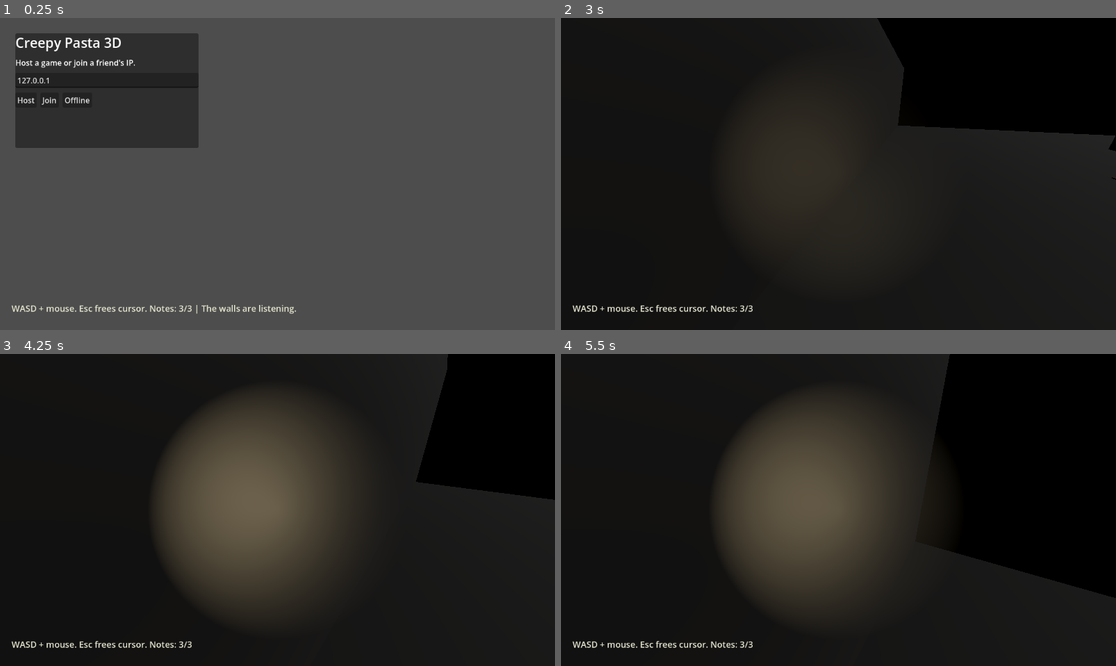
Above: before the commit, frames 1-4 (two rows, left to right).
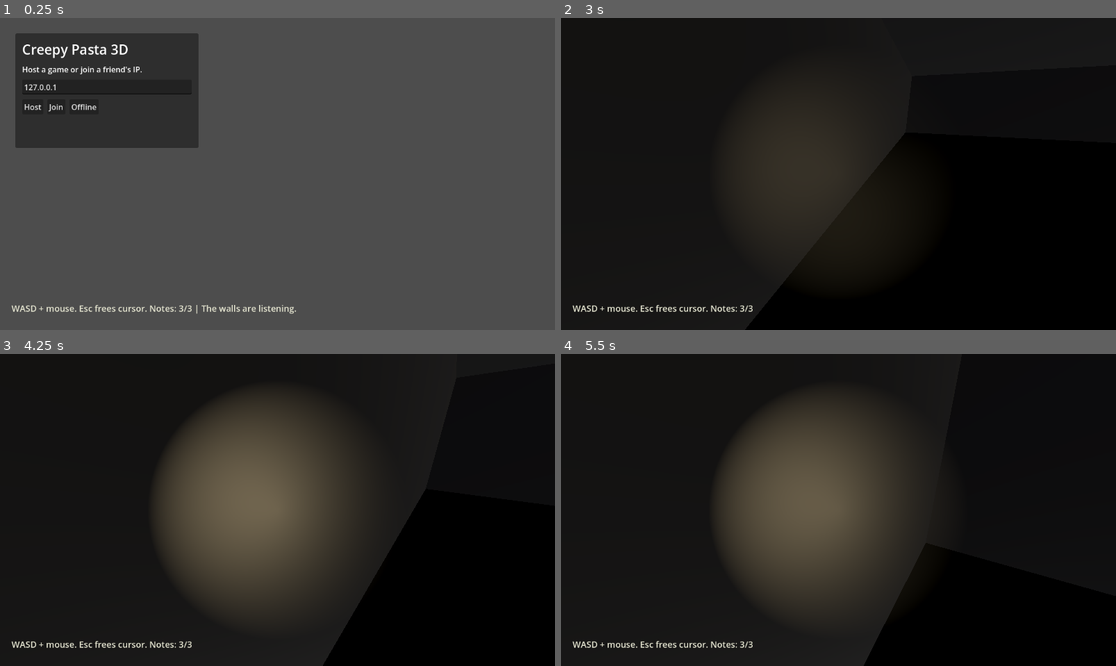
Above: after the commit, the same moments.

Repository: hlibsamko/creepy_pasta
Game: Godot game, scene res://scenes/main.tscn
Two runs of this game, one before a commit and one after it. Both use one fixed random seed, a clock stepped at 60 frames per second and the inputs below.
Inputs (mouse positions are in pixels of both pictures, inside the frame that each line leads up to):
- Up to frame 1 (0.25 s): no input
- Up to frame 2 (3 s): click "Host" at 0.5 s; click "Join" at 1.25 s; click "Offline" at 2 s; tap Enter at 2.75 s; move the mouse to (866, 174) at 2.77 s; hold W (move_up) from 2.78 s (still down)
- Up to frame 3 (4.25 s): keep holding W (move_up); move the mouse to (249, 510) at 3.52 s
- Up to frame 4 (5.5 s): keep holding W (move_up); move the mouse to (849, 503) at 4.27 s; move the mouse to (832, 516) at 5.02 s

The runs differ from the first frame. In frame 1, 1.3% of the frame differs, in the area x 2-36%, y 6-31%; in frame 2, 19%, in the area x 59-100%, y 6-100%; in frame 3, 12%; in frame 4, 5.7%.

Commit message:
Refactor 3D prototype into editable scenes

Diff:
--- /dev/null
+++ b/scenes/game_ui.tscn
@@ -0,0 +1,72 @@
+[gd_scene load_steps=2 format=3 uid="uid://creepy_game_ui"]
+
+[ext_resource type="Script" path="res://scripts/game_ui.gd" id="1_ui"]
+
+[node name="GameUi" type="CanvasLayer"]
+script = ExtResource("1_ui")
+
+[node name="Menu" type="Control" parent="."]
+layout_mode = 3
+anchors_preset = 15
+anchor_right = 1.0
+anchor_bottom = 1.0
+grow_horizontal = 2
+grow_vertical = 2
+
+[node name="Panel" type="PanelContainer" parent="Menu"]
+custom_minimum_size = Vector2(380, 238)
+layout_mode = 0
+offset_left = 32.0
+offset_top = 32.0
+offset_right = 412.0
+offset_bottom = 270.0
+
+[node name="Margin" type="MarginContainer" parent="Menu/Panel"]
+layout_mode = 2
+theme_override_constants/margin_left = 14
+theme_override_constants/margin_top = 14
+theme_override_constants/margin_right = 14
+theme_override_constants/margin_bottom = 14
+
+[node name="Box" type="VBoxContainer" parent="Menu/Panel/Margin"]
+layout_mode = 2
+theme_override_constants/separation = 10
+
+[node name="Title" type="Label" parent="Menu/Panel/Margin/Box"]
+layout_mode = 2
+theme_override_font_sizes/font_size = 28
+text = "Creepy Pasta 3D"
+
+[node name="StatusLabel" type="Label" parent="Menu/Panel/Margin/Box"]
+layout_mode = 2
+text = "Host a game or join a friend's IP."
+autowrap_mode = 3
+
+[node name="IpEdit" type="LineEdit" parent="Menu/Panel/Margin/Box"]
+layout_mode = 2
+text = "127.0.0.1"
+placeholder_text = "127.0.0.1"
+
+[node name="Buttons" type="HBoxContainer" parent="Menu/Panel/Margin/Box"]
+layout_mode = 2
+theme_override_constants/separation = 8
+
+[node name="HostButton" type="Button" parent="Menu/Panel/Margin/Box/Buttons"]
+layout_mode = 2
+text = "Host"
+
+[node name="JoinButton" type="Button" parent="Menu/Panel/Margin/Box/Buttons"]
+layout_mode = 2
+text = "Join"
+
+[node name="OfflineButton" type="Button" parent="Menu/Panel/Margin/Box/Buttons"]
+layout_mode = 2
+text = "Offline"
+
+[node name="HudLabel" type="Label" parent="."]
+offset_left = 24.0
+offset_top = 590.0
+offset_right = 760.0
+offset_bottom = 616.0
+theme_override_colors/font_color = Color(0.9, 0.9, 0.82, 1)
+theme_override_font_sizes/font_size = 18
--- /dev/null
+++ b/scenes/level.tscn
@@ -0,0 +1,185 @@
+[gd_scene load_steps=28 format=3 uid="uid://creepy_level"]
+
+[ext_resource type="PackedScene" path="res://scenes/note.tscn" id="1_note"]
+
+[sub_resource type="Environment" id="Environment_level"]
+background_mode = 1
+background_color = Color(0.01, 0.01, 0.014, 1)
+ambient_light_source = 2
+ambient_light_color = Color(0.035, 0.035, 0.045, 1)
+ambient_light_energy = 0.4
+
+[sub_resource type="StandardMaterial3D" id="Mat_floor"]
+albedo_color = Color(0.08, 0.075, 0.07, 1)
+roughness = 0.9
+
+[sub_resource type="StandardMaterial3D" id="Mat_ceiling"]
+albedo_color = Color(0.05, 0.048, 0.052, 1)
+roughness = 0.9
+
+[sub_resource type="StandardMaterial3D" id="Mat_wall_a"]
+albedo_color = Color(0.12, 0.11, 0.105, 1)
+roughness = 0.9
+
+[sub_resource type="StandardMaterial3D" id="Mat_wall_b"]
+albedo_color = Color(0.11, 0.105, 0.12, 1)
+roughness = 0.9
+
+[sub_resource type="StandardMaterial3D" id="Mat_wood_dark"]
+albedo_color = Color(0.16, 0.1, 0.07, 1)
+roughness = 0.9
+
+[sub_resource type="StandardMaterial3D" id="Mat_wood"]
+albedo_color = Color(0.12, 0.08, 0.055, 1)
+roughness = 0.9
+
+[sub_resource type="StandardMaterial3D" id="Mat_ritual"]
+albedo_color = Color(0.25, 0.02, 0.025, 1)
+roughness = 0.9
+
+[sub_resource type="BoxShape3D" id="Shape_floor"]
+size = Vector3(16, 0.2, 12)
+
+[sub_resource type="BoxMesh" id="Mesh_floor"]
+size = Vector3(16, 0.2, 12)
+
+[sub_resource type="BoxShape3D" id="Shape_ceiling"]
+size = Vector3(16, 0.25, 12)
+
+[sub_resource type="BoxMesh" id="Mesh_ceiling"]
+size = Vector3(16, 0.25, 12)
+
+[sub_resource type="BoxShape3D" id="Shape_wall_ns"]
+size = Vector3(16, 3.1, 0.25)
+
+[sub_resource type="BoxMesh" id="Mesh_wall_ns"]
+size = Vector3(16, 3.1, 0.25)
+
+[sub_resource type="BoxShape3D" id="Shape_wall_ew"]
+size = Vector3(0.25, 3.1, 12)
+
+[sub_resource type="BoxMesh" id="Mesh_wall_ew"]
+size = Vector3(0.25, 3.1, 12)
+
+[sub_resource type="BoxShape3D" id="Shape_shelf"]
+size = Vector3(3.4, 1.3, 0.35)
+
+[sub_resource type="BoxMesh" id="Mesh_shelf"]
+size = Vector3(3.4, 1.3, 0.35)
+
+[sub_resource type="BoxShape3D" id="Shape_table"]
+size = Vector3(3, 0.9, 1)
+
+[sub_resource type="BoxMesh" id="Mesh_table"]
+size = Vector3(3, 0.9, 1)
+
+[sub_resource type="BoxMesh" id="Mesh_ritual"]
+size = Vector3(1.8, 0.02, 1.8)
+
+[node name="Level" type="Node3D"]
+
+[node name="WorldEnvironment" type="WorldEnvironment" parent="."]
+environment = SubResource("Environment_level")
+
+[node name="ColdMoonLeak" type="DirectionalLight3D" parent="."]
+transform = Transform3D(0.882948, -0.383022, -0.27216, 0, 0.579228, -0.815165, 0.469472, 0.719846, 0.511793, 0, 0, 0)
+light_energy = 0.45
+
+[node name="Floor" type="StaticBody3D" parent="."]
+transform = Transform3D(1, 0, 0, 0, 1, 0, 0, 0, 1, 0, -0.1, 0)
+
+[node name="CollisionShape3D" type="CollisionShape3D" parent="Floor"]
+shape = SubResource("Shape_floor")
+
+[node name="MeshInstance3D" type="MeshInstance3D" parent="Floor"]
+mesh = SubResource("Mesh_floor")
+surface_material_override/0 = SubResource("Mat_floor")
+
+[node name="Ceiling" type="StaticBody3D" parent="."]
+transform = Transform3D(1, 0, 0, 0, 1, 0, 0, 0, 1, 0, 3.2, 0)
+
+[node name="CollisionShape3D" type="CollisionShape3D" parent="Ceiling"]
+shape = SubResource("Shape_ceiling")
+
+[node name="MeshInstance3D" type="MeshInstance3D" parent="Ceiling"]
+mesh = SubResource("Mesh_ceiling")
+surface_material_override/0 = SubResource("Mat_ceiling")
+
+[node name="NorthWall" type="StaticBody3D" parent="."]
+transform = Transform3D(1, 0, 0, 0, 1, 0, 0, 0, 1, 0, 1.55, -6)
+
+[node name="CollisionShape3D" type="CollisionShape3D" parent="NorthWall"]
+shape = SubResource("Shape_wall_ns")
+
+[node name="MeshInstance3D" type="MeshInstance3D" parent="NorthWall"]
+mesh = SubResource("Mesh_wall_ns")
+surface_material_override/0 = SubResource("Mat_wall_a")
+
+[node name="SouthWall" type="StaticBody3D" parent="."]
+transform = Transform3D(1, 0, 0, 0, 1, 0, 0, 0, 1, 0, 1.55, 6)
+
+[node name="CollisionShape3D" type="CollisionShape3D" parent="SouthWall"]
+shape = SubResource("Shape_wall_ns")
+
+[node name="MeshInstance3D" type="MeshInstance3D" parent="SouthWall"]
+mesh = SubResource("Mesh_wall_ns")
+surface_material_override/0 = SubResource("Mat_wall_a")
+
+[node name="WestWall" type="StaticBody3D" parent="."]
+transform = Transform3D(1, 0, 0, 0, 1, 0, 0, 0, 1, -8, 1.55, 0)
+
+[node name="CollisionShape3D" type="CollisionShape3D" parent="WestWall"]
+shape = SubResource("Shape_wall_ew")
+
+[node name="MeshInstance3D" type="MeshInstance3D" parent="WestWall"]
+mesh = SubResource("Mesh_wall_ew")
+surface_material_override/0 = SubResource("Mat_wall_b")
+
+[node name="EastWall" type="StaticBody3D" parent="."]
+transform = Transform3D(1, 0, 0, 0, 1, 0, 0, 0, 1, 8, 1.55, 0)
+
+[node name="CollisionShape3D" type="CollisionShape3D" parent="EastWall"]
+shape = SubResource("Shape_wall_ew")
+
+[node name="MeshInstance3D" type="MeshInstance3D" parent="EastWall"]
+mesh = SubResource("Mesh_wall_ew")
+surface_material_override/0 = SubResource("Mat_wall_b")
+
+[node name="BrokenShelf" type="StaticBody3D" parent="."]
+transform = Transform3D(1, 0, 0, 0, 1, 0, 0, 0, 1, -2.8, 0.65, -1.2)
+
+[node name="CollisionShape3D" type="CollisionShape3D" parent="BrokenShelf"]
+shape = SubResource("Shape_shelf")
+
+[node name="MeshInstance3D" type="MeshInstance3D" parent="BrokenShelf"]
+mesh = SubResource("Mesh_shelf")
+surface_material_override/0 = SubResource("Mat_wood_dark")
+
+[node name="LongTable" type="StaticBody3D" parent="."]
+transform = Transform3D(1, 0, 0, 0, 1, 0, 0, 0, 1, 2.8, 0.45, 1.6)
+
+[node name="CollisionShape3D" type="CollisionShape3D" parent="LongTable"]
+shape = SubResource("Shape_table")
+
+[node name="MeshInstance3D" type="MeshInstance3D" parent="LongTable"]
+mesh = SubResource("Mesh_table")
+surface_material_override/0 = SubResource("Mat_wood")
+
+[node name="RitualMark" type="MeshInstance3D" parent="."]
+transform = Transform3D(1, 0, 0, 0, 1, 0, 0, 0, 1, 0, 0.01, 0)
+mesh = SubResource("Mesh_ritual")
+surface_material_override/0 = SubResource("Mat_ritual")
+
+[node name="Notes" type="Node3D" parent="."]
+
+[node name="Note1" parent="Notes" instance=ExtResource("1_note")]
+transform = Transform3D(1, 0, 0, 0, 1, 0, 0, 0, 1, -6.5, 0.55, -5)
+note_text = "The walls are listening."
+
+[node name="Note2" parent="Notes" instance=ExtResource("1_note")]
+transform = Transform3D(1, 0, 0, 0, 1, 0, 0, 0, 1, 6.4, 0.55, -5)
+note_text = "Do not look behind the shelf."
+
+[node name="Note3" parent="Notes" instance=ExtResource("1_note")]
+transform = Transform3D(1, 0, 0, 0, 1, 0, 0, 0, 1, 0, 0.55, 4.9)
+note_text = "Three notes open the way."
--- a/scenes/main.tscn
+++ b/scenes/main.tscn
@@ -1,14 +1,18 @@
-[gd_scene load_steps=2 format=3 uid="uid://creepy_main_3d"]
+[gd_scene load_steps=5 format=3 uid="uid://creepy_main_3d"]
 
 [ext_resource type="Script" path="res://scripts/main.gd" id="1_main"]
+[ext_resource type="Script" path="res://scripts/network_manager.gd" id="2_network"]
+[ext_resource type="PackedScene" path="res://scenes/level.tscn" id="3_level"]
+[ext_resource type="PackedScene" path="res://scenes/game_ui.tscn" id="4_ui"]
 
 [node name="Main" type="Node3D"]
 script = ExtResource("1_main")
 
-[node name="World" type="Node3D" parent="."]
+[node name="NetworkManager" type="Node" parent="."]
+script = ExtResource("2_network")
 
-[node name="Notes" type="Node3D" parent="World"]
+[node name="Level" parent="." instance=ExtResource("3_level")]
 
 [node name="Players" type="Node3D" parent="."]
 
-[node name="Ui" type="CanvasLayer" parent="."]
+[node name="Ui" parent="." instance=ExtResource("4_ui")]
--- /dev/null
+++ b/scenes/note.tscn
@@ -0,0 +1,31 @@
+[gd_scene load_steps=6 format=3 uid="uid://creepy_note"]
+
+[ext_resource type="Script" path="res://scripts/note.gd" id="1_note"]
+
+[sub_resource type="SphereShape3D" id="SphereShape3D_note"]
+radius = 0.55
+
+[sub_resource type="SphereMesh" id="SphereMesh_note"]
+radius = 0.18
+height = 0.36
+
+[sub_resource type="StandardMaterial3D" id="StandardMaterial3D_note"]
+albedo_color = Color(0.95, 0.82, 0.35, 1)
+emission_enabled = true
+emission = Color(0.95, 0.75, 0.2, 1)
+emission_energy_multiplier = 1.6
+
+[node name="Note" type="Area3D"]
+script = ExtResource("1_note")
+
+[node name="CollisionShape3D" type="CollisionShape3D" parent="."]
+shape = SubResource("SphereShape3D_note")
+
+[node name="MeshInstance3D" type="MeshInstance3D" parent="."]
+mesh = SubResource("SphereMesh_note")
+surface_material_override/0 = SubResource("StandardMaterial3D_note")
+
+[node name="OmniLight3D" type="OmniLight3D" parent="."]
+light_color = Color(1, 0.74, 0.3, 1)
+light_energy = 0.45
+omni_range = 2.0
--- /dev/null
+++ b/scripts/game_ui.gd
@@ -0,0 +1,43 @@
+class_name GameUi
+extends CanvasLayer
+
+signal host_requested
+signal join_requested(ip_address: String)
+signal offline_requested
+
+@onready var menu: Control = $Menu
+@onready var status_label: Label = $Menu/Panel/Margin/Box/StatusLabel
+@onready var ip_edit: LineEdit = $Menu/Panel/Margin/Box/IpEdit
+@onready var host_button: Button = $Menu/Panel/Margin/Box/Buttons/HostButton
+@onready var join_button: Button = $Menu/Panel/Margin/Box/Buttons/JoinButton
+@onready var offline_button: Button = $Menu/Panel/Margin/Box/Buttons/OfflineButton
+@onready var hud_label: Label = $HudLabel
+
+
+func _ready() -> void:
+	host_button.pressed.connect(host_requested.emit)
+	join_button.pressed.connect(_emit_join_requested)
+	offline_button.pressed.connect(offline_requested.emit)
+
+
+func show_menu() -> void:
+	menu.show()
+
+
+func hide_menu() -> void:
+	menu.hide()
+
+
+func set_status(text: String) -> void:
+	status_label.text = text
+
+
+func update_hud(collected_notes: int, total_notes: int, last_note := "") -> void:
+	var text := "WASD + mouse. Esc frees cursor. Notes: %s/%s" % [collected_notes, total_notes]
+	if last_note != "":
+		text += " | %s" % last_note
+	hud_label.text = text
+
+
+func _emit_join_requested() -> void:
+	join_requested.emit(ip_edit.text)
--- a/scripts/main.gd
+++ b/scripts/main.gd
@@ -1,6 +1,5 @@
 extends Node3D
 
-const PORT := 24567
 const PLAYER_SCENE := preload("res://scenes/player.tscn")
 const SPAWNS := [
 	Vector3(-5.5, 0.2, -4.5),
@@ -17,29 +16,20 @@
 	Color(0.72, 0.58, 1.00),
 ]
 
-@onready var world: Node3D = $World
-@onready var notes: Node3D = $World/Notes
+@onready var network: Node = $NetworkManager
+@onready var notes: Node3D = $Level/Notes
 @onready var players: Node3D = $Players
-@onready var ui_layer: CanvasLayer = $Ui
+@onready var ui: CanvasLayer = $Ui
 
-var menu: Control
-var status_label: Label
-var hud_label: Label
-var ip_edit: LineEdit
 var collected_notes := 0
 var total_notes := 0
 var started := false
 
 
 func _ready() -> void:
-	multiplayer.peer_connected.connect(_on_peer_connected)
-	multiplayer.peer_disconnected.connect(_on_peer_disconnected)
-	multiplayer.connected_to_server.connect(_on_connected_to_server)
-	multiplayer.connection_failed.connect(_on_connection_failed)
-	multiplayer.server_disconnected.connect(_on_server_disconnected)
-
-	_build_world()
-	_build_ui()
+	_connect_network()
+	_connect_ui()
+	_connect_notes()
 	_update_hud()
 
 
@@ -47,188 +37,49 @@
 	if event.is_action_pressed("ui_cancel"):
 		Input.mouse_mode = Input.MOUSE_MODE_VISIBLE
 		if started:
-			menu.show()
+			ui.show_menu()
 
 
-func _build_world() -> void:
-	var environment := WorldEnvironment.new()
-	var env := Environment.new()
-	env.background_mode = Environment.BG_COLOR
-	env.background_color = Color(0.01, 0.01, 0.014)
-	env.ambient_light_source = Environment.AMBIENT_SOURCE_COLOR
-	env.ambient_light_color = Color(0.035, 0.035, 0.045)
-	env.ambient_light_energy = 0.4
-	environment.environment = env
-	world.add_child(environment)
-
-	_add_box("Floor", Vector3(0, -0.1, 0), Vector3(16, 0.2, 12), Color(0.08, 0.075, 0.07), true)
-	_add_box("Ceiling", Vector3(0, 3.2, 0), Vector3(16, 0.25, 12), Color(0.05, 0.048, 0.052), true)
-	_add_box("NorthWall", Vector3(0, 1.55, -6), Vector3(16, 3.1, 0.25), Color(0.12, 0.11, 0.105), true)
-	_add_box("SouthWall", Vector3(0, 1.55, 6), Vector3(16, 3.1, 0.25), Color(0.12, 0.11, 0.105), true)
-	_add_box("WestWall", Vector3(-8, 1.55, 0), Vector3(0.25, 3.1, 12), Color(0.11, 0.105, 0.12), true)
-	_add_box("EastWall", Vector3(8, 1.55, 0), Vector3(0.25, 3.1, 12), Color(0.11, 0.105, 0.12), true)
-
-	_add_box("BrokenShelf", Vector3(-2.8, 0.65, -1.2), Vector3(3.4, 1.3, 0.35), Color(0.16, 0.10, 0.07), true)
-	_add_box("LongTable", Vector3(2.8, 0.45, 1.6), Vector3(3.0, 0.9, 1.0), Color(0.12, 0.08, 0.055), true)
-	_add_box("RitualMark", Vector3(0, 0.01, 0), Vector3(1.8, 0.02, 1.8), Color(0.25, 0.02, 0.025), false)
-
-	var moon := DirectionalLight3D.new()
-	moon.name = "ColdMoonLeak"
-	moon.light_energy = 0.45
-	moon.rotation_degrees = Vector3(-55, 28, 0)
-	world.add_child(moon)
-
-	for data in [
-		["note_1", Vector3(-6.5, 0.55, -5.0), "The walls are listening."],
-		["note_2", Vector3(6.4, 0.55, -5.0), "Do not look behind the shelf."],
-		["note_3", Vector3(0.0, 0.55, 4.9), "Three notes open the way."],
-	]:
-		_add_note(data[0], data[1], data[2])
+func _connect_network() -> void:
+	network.connected_to_server.connect(_on_connected_to_server)
+	network.connection_failed.connect(_on_connection_failed)
+	network.server_disconnected.connect(_on_server_disconnected)
+	network.peer_connected.connect(_on_peer_connected)
+	network.peer_disconnected.connect(_on_peer_disconnected)
 
 
-func _add_box(box_name: String, box_position: Vector3, size: Vector3, color: Color, solid: bool) -> void:
-	var parent: Node3D = world
-	if solid:
-		var body := StaticBody3D.new()
-		body.name = box_name
-		body.position = box_position
-		world.add_child(body)
-		parent = body
-
-		var collision := CollisionShape3D.new()
-		var shape := BoxShape3D.new()
-		shape.size = size
-		collision.shape = shape
-		body.add_child(collision)
-
-	var mesh_instance := MeshInstance3D.new()
-	var mesh := BoxMesh.new()
-	mesh.size = size
-	mesh_instance.mesh = mesh
-	mesh_instance.name = "%sMesh" % box_name
-	if not solid:
-		mesh_instance.position = box_position
-
-	var material := StandardMaterial3D.new()
-	material.albedo_color = color
-	material.roughness = 0.9
-	mesh_instance.set_surface_override_material(0, material)
-	parent.add_child(mesh_instance)
+func _connect_ui() -> void:
+	ui.host_requested.connect(_host_game)
+	ui.join_requested.connect(_join_game)
+	ui.offline_requested.connect(_start_offline)
 
 
-func _add_note(note_id: String, note_position: Vector3, text: String) -> void:
-	var area := Area3D.new()
-	area.name = note_id
-	area.position = note_position
-	area.set_meta("text", text)
-	area.body_entered.connect(_on_note_body_entered.bind(area))
-	notes.add_child(area)
-
-	var collision := CollisionShape3D.new()
-	var shape := SphereShape3D.new()
-	shape.radius = 0.55
-	collision.shape = shape
-	area.add_child(collision)
-
-	var mesh_instance := MeshInstance3D.new()
-	var mesh := SphereMesh.new()
-	mesh.radius = 0.18
-	mesh.height = 0.36
-	mesh_instance.mesh = mesh
-	var material := StandardMaterial3D.new()
-	material.albedo_color = Color(0.95, 0.82, 0.35)
-	material.emission_enabled = true
-	material.emission = Color(0.95, 0.75, 0.20)
-	material.emission_energy_multiplier = 1.6
-	mesh_instance.set_surface_override_material(0, material)
-	area.add_child(mesh_instance)
-
-	var light := OmniLight3D.new()
-	light.light_color = Color(1.0, 0.74, 0.30)
-	light.light_energy = 0.45
-	light.omni_range = 2.0
-	area.add_child(light)
-	total_notes += 1
-
-
-func _build_ui() -> void:
-	menu = Control.new()
-	menu.name = "Menu"
-	menu.set_anchors_preset(Control.PRESET_FULL_RECT)
-	ui_layer.add_child(menu)
-
-	var panel := PanelContainer.new()
-	panel.custom_minimum_size = Vector2(380, 238)
-	panel.position = Vector2(32, 32)
-	menu.add_child(panel)
-
-	var box := VBoxContainer.new()
-	box.add_theme_constant_override("separation", 10)
-	panel.add_child(box)
-
-	var title := Label.new()
-	title.text = "Creepy Pasta 3D"
-	title.add_theme_font_size_override("font_size", 28)
-	box.add_child(title)
-
-	status_label = Label.new()
-	status_label.text = "Host a game or join a friend's IP."
-	status_label.autowrap_mode = TextServer.AUTOWRAP_WORD_SMART
-	box.add_child(status_label)
-
-	ip_edit = LineEdit.new()
-	ip_edit.placeholder_text = "127.0.0.1"
-	ip_edit.text = "127.0.0.1"
-	box.add_child(ip_edit)
-
-	var buttons := HBoxContainer.new()
-	buttons.add_theme_constant_override("separation", 8)
-	box.add_child(buttons)
-
-	var host_button := Button.new()
-	host_button.text = "Host"
-	host_button.pressed.connect(_host_game)
-	buttons.add_child(host_button)
-
-	var join_button := Button.new()
-	join_button.text = "Join"
-	join_button.pressed.connect(_join_game)
-	buttons.add_child(join_button)
-
-	var offline_button := Button.new()
-	offline_button.text = "Offline"
-	offline_button.pressed.connect(_start_offline)
-	buttons.add_child(offline_button)
-
-	hud_label = Label.new()
-	hud_label.position = Vector2(24, 590)
-	hud_label.add_theme_font_size_override("font_size", 18)
-	hud_label.add_theme_color_override("font_color", Color(0.90, 0.90, 0.82))
-	ui_layer.add_child(hud_label)
+func _connect_notes() -> void:
+	for note in notes.get_children():
+		if not note.has_signal("collected"):
+			continue
+		total_notes += 1
+		note.collected.connect(_on_note_collected)
 
 
 func _host_game() -> void:
-	var peer := ENetMultiplayerPeer.new()
-	var error := peer.create_server(PORT, 8)
+	var error: Error = network.host()
 	if error != OK:
-		status_label.text = "Host failed: %s" % error
+		ui.set_status("Host failed: %s" % error)
 		return
 
-	multiplayer.multiplayer_peer = peer
 	_start_game()
 	_spawn_player(multiplayer.get_unique_id())
-	status_label.text = "Hosting on port %s. Share your IP with friends." % PORT
+	ui.set_status("Hosting on port %s. Share your IP with friends." % network.port)
 
 
-func _join_game() -> void:
-	var peer := ENetMultiplayerPeer.new()
-	var error := peer.create_client(ip_edit.text.strip_edges(), PORT)
+func _join_game(ip_address: String) -> void:
+	var error: Error = network.join(ip_address)
 	if error != OK:
-		status_label.text = "Join failed: %s" % error
+		ui.set_status("Join failed: %s" % error)
 		return
 
-	multiplayer.multiplayer_peer = peer
-	status_label.text = "Connecting..."
+	ui.set_status("Connecting...")
 
 
 func _start_offline() -> void:
@@ -241,7 +92,7 @@
 		return
 
 	started = true
-	menu.hide()
+	ui.hide_menu()
 	Input.mouse_mode = Input.MOUSE_MODE_CAPTURED
 	_update_hud()
 
@@ -252,7 +103,7 @@
 
 
 func _on_connection_failed() -> void:
-	status_label.text = "Connection failed."
+	ui.set_status("Connection failed.")
 
 
 func _on_server_disconnected() -> void:
@@ -260,16 +111,18 @@
 	Input.mouse_mode = Input.MOUSE_MODE_VISIBLE
 	for child in players.get_children():
 		child.queue_free()
-	menu.show()
-	status_label.text = "Server disconnected."
+	ui.show_menu()
+	ui.set_status("Server disconnected.")
 
 
 func _on_peer_connected(peer_id: int) -> void:
-	if multiplayer.is_server():
-		for player in players.get_children():
-			var existing_id := int(player.name)
-			_spawn_player_remote.rpc_id(peer_id, existing_id, player.global_position, player.player_color)
-		_spawn_player(peer_id)
+	if not multiplayer.is_server():
+		return
+
+	for player in players.get_children():
+		var existing_id := int(player.name)
+		_spawn_player_remote.rpc_id(peer_id, existing_id, player.global_position, player.player_color)
+	_spawn_player(peer_id)
 
 
 func _on_peer_disconnected(peer_id: int) -> void:
@@ -308,13 +161,10 @@
 	players.add_child(player)
 
 
-func _on_note_body_entered(body: Node3D, area: Area3D) -> void:
-	if not body.has_method("is_multiplayer_authority") or not body.is_multiplayer_authority():
-		return
-
+func _on_note_collected(note_id: String, note_text: String) -> void:
 	if multiplayer.has_multiplayer_peer():
-		_collect_note.rpc(area.name, str(area.get_meta("text")))
-	_collect_note(area.name, str(area.get_meta("text")))
+		_collect_note.rpc(note_id, note_text)
+	_collect_note(note_id, note_text)
 
 
 @rpc("any_peer", "call_remote", "reliable")
@@ -329,7 +179,4 @@
 
 
 func _update_hud(last_note := "") -> void:
-	var text := "WASD + mouse. Esc frees cursor. Notes: %s/%s" % [collected_notes, total_notes]
-	if last_note != "":
-		text += " | %s" % last_note
-	hud_label.text = text
+	ui.update_hud(collected_notes, total_notes, last_note)
--- /dev/null
+++ b/scripts/network_manager.gd
@@ -0,0 +1,35 @@
+class_name NetworkManager
+extends Node
+
+signal connected_to_server
+signal connection_failed
+signal server_disconnected
+signal peer_connected(peer_id: int)
+signal peer_disconnected(peer_id: int)
+
+@export var port := 24567
+@export var max_clients := 8
+
+
+func _ready() -> void:
+	multiplayer.connected_to_server.connect(connected_to_server.emit)
+	multiplayer.connection_failed.connect(connection_failed.emit)
+	multiplayer.server_disconnected.connect(server_disconnected.emit)
+	multiplayer.peer_connected.connect(peer_connected.emit)
+	multiplayer.peer_disconnected.connect(peer_disconnected.emit)
+
+
+func host() -> Error:
+	var peer := ENetMultiplayerPeer.new()
+	var error := peer.create_server(port, max_clients)
+	if error == OK:
+		multiplayer.multiplayer_peer = peer
+	return error
+
+
+func join(ip_address: String) -> Error:
+	var peer := ENetMultiplayerPeer.new()
+	var error := peer.create_client(ip_address.strip_edges(), port)
+	if error == OK:
+		multiplayer.multiplayer_peer = peer
+	return error
--- /dev/null
+++ b/scripts/note.gd
@@ -0,0 +1,22 @@
+class_name CollectibleNote
+extends Area3D
+
+signal collected(note_id: String, note_text: String)
+
+@export_multiline var note_text := ""
+
+var collected_once := false
+
+
+func _ready() -> void:
+	body_entered.connect(_on_body_entered)
+
+
+func _on_body_entered(body: Node3D) -> void:
+	if collected_once:
+		return
+	if not body.has_method("is_multiplayer_authority") or not body.is_multiplayer_authority():
+		return
+
+	collected_once = true
+	collected.emit(name, note_text)
